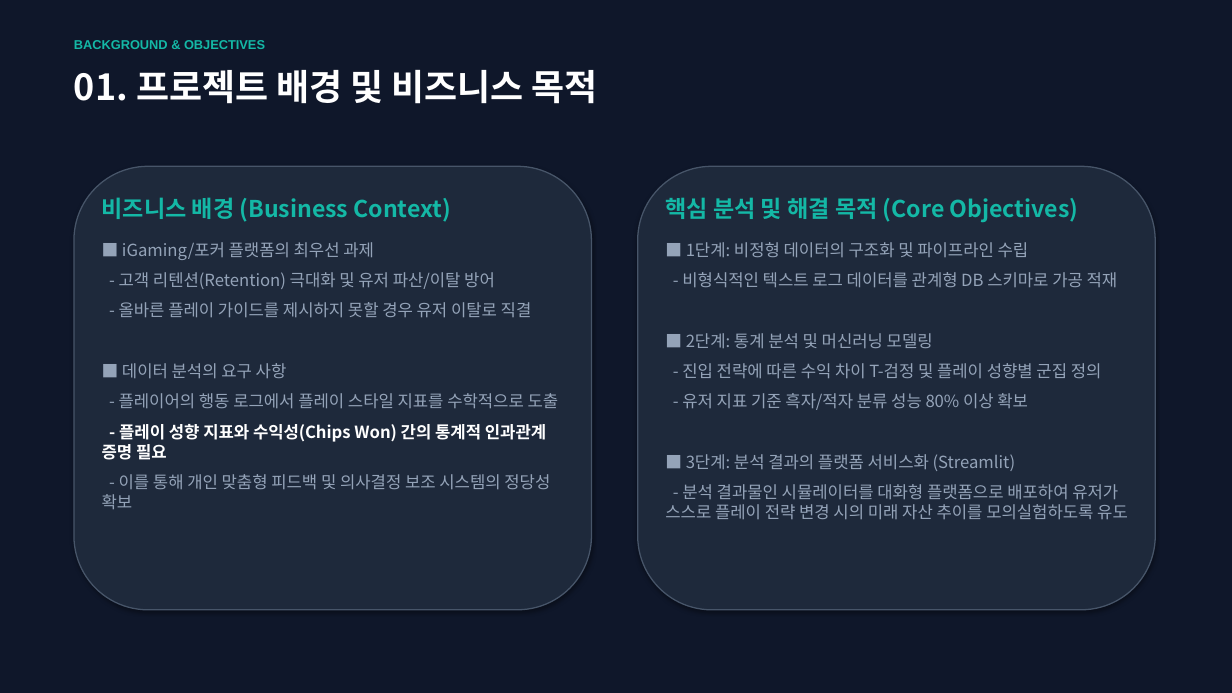
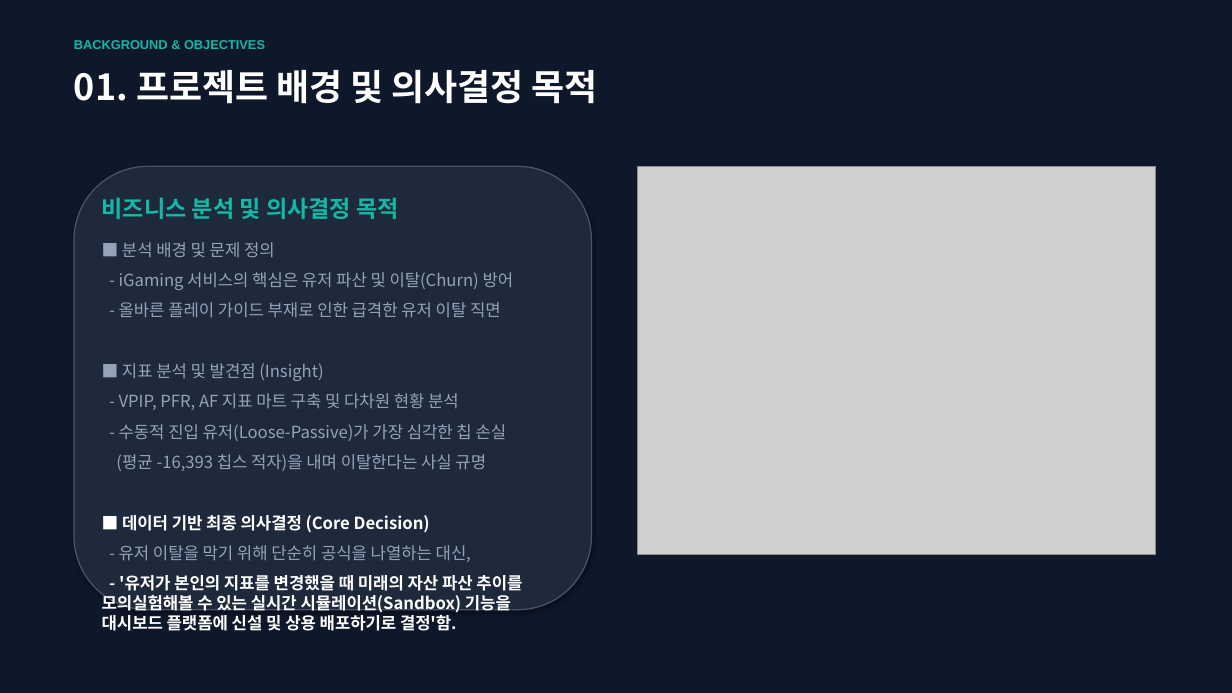
Before and after one commit to JeongSeongHun054/SteamlitPoker, a slide deck: slide 2 of poker_analytics_presentation.pptx. Drawn at 1232x693 pixels with LibreOffice and Linux fonts; fonts in the diff are those of the drawing; grey boxes stand for pictures. Boxes give left, top, right and bottom in pixels: in the first picture for what was removed or moved away, otherwise in the second. Text is boxed around its words. In the diff, an @@ line names an element or a change of style, - is before the commit and + after.

Commit message:
Refactor presentation to include side-by-side images and focus on data-driven decisions

```diff
--- a/poker_analytics_presentation.pptx
+++ b/poker_analytics_presentation.pptx
@@ text at <box>74,70,598,104</box>: text changed @@
-01. 프로젝트 배경 및 비즈니스 목적
+01. 프로젝트 배경 및 의사결정 목적
@@ rounded rectangle removed at <box>638,166,1155,610</box> @@
@@ picture added at <box>638,166,1155,555</box> @@
@@ text at <box>102,197,522,631</box>: text changed @@
-비즈니스 배경 (Business Context)
-■ iGaming/포커 플랫폼의 최우선 과제
-- 고객 리텐션(Retention) 극대화 및 유저 파산/이탈 방어
-- 올바른 플레이 가이드를 제시하지 못할 경우 유저 이탈로 직결
-■ 데이터 분석의 요구 사항
-- 플레이어의 행동 로그에서 플레이 스타일 지표를 수학적으로 도출
-- 플레이 성향 지표와 수익성(Chips Won) 간의 통계적 인과관계 증명 필요
-- 이를 통해 개인 맞춤형 피드백 및 의사결정 보조 시스템의 정당성 확보
+비즈니스 분석 및 의사결정 목적
+■ 분석 배경 및 문제 정의
+- iGaming 서비스의 핵심은 유저 파산 및 이탈(Churn) 방어
+- 올바른 플레이 가이드 부재로 인한 급격한 유저 이탈 직면
+■ 지표 분석 및 발견점 (Insight)
+- VPIP, PFR, AF 지표 마트 구축 및 다차원 현황 분석
+- 수동적 진입 유저(Loose-Passive)가 가장 심각한 칩 손실
+(평균 -16,393 칩스 적자)을 내며 이탈한다는 사실 규명
+■ 데이터 기반 최종 의사결정 (Core Decision)
+- 유저 이탈을 막기 위해 단순히 공식을 나열하는 대신,
+- '유저가 본인의 지표를 변경했을 때 미래의 자산 파산 추이를 모의실험해볼 수 있는 실시간 시뮬레이션(Sandbox) 기능을 대시보드 플랫폼에 신설 및 상용 배포하기로 결정'함.
@@ text removed at <box>665,197,1128,519</box> @@
-핵심 분석 및 해결 목적 (Core Objectives)
-■ 1단계: 비정형 데이터의 구조화 및 파이프라인 수립
-- 비형식적인 텍스트 로그 데이터를 관계형 DB 스키마로 가공 적재
-■ 2단계: 통계 분석 및 머신러닝 모델링
-- 진입 전략에 따른 수익 차이 T-검정 및 플레이 성향별 군집 정의
-- 유저 지표 기준 흑자/적자 분류 성능 80% 이상 확보
-■ 3단계: 분석 결과의 플랫폼 서비스화 (Streamlit)
-- 분석 결과물인 시뮬레이터를 대화형 플랫폼으로 배포하여 유저가 스스로 플레이 전략 변경 시의 미래 자산 추이를 모의실험하도록 유도
```
Also in this commit, not shown: 4 other slides changed, 1 other file.
